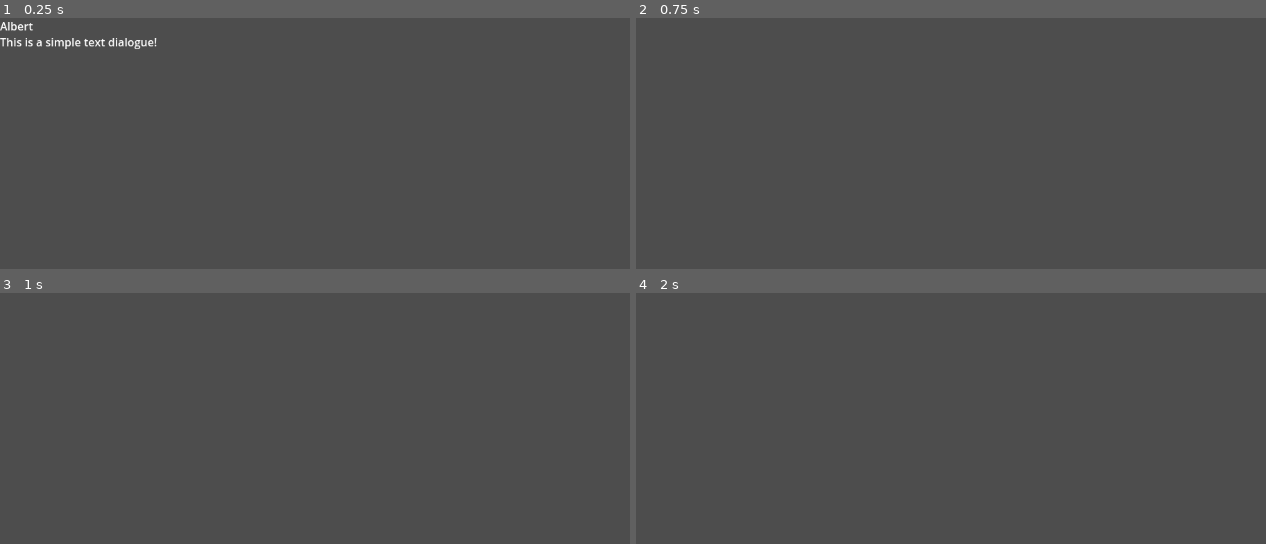
Above: before the commit, frames 1-4 (two rows, left to right).
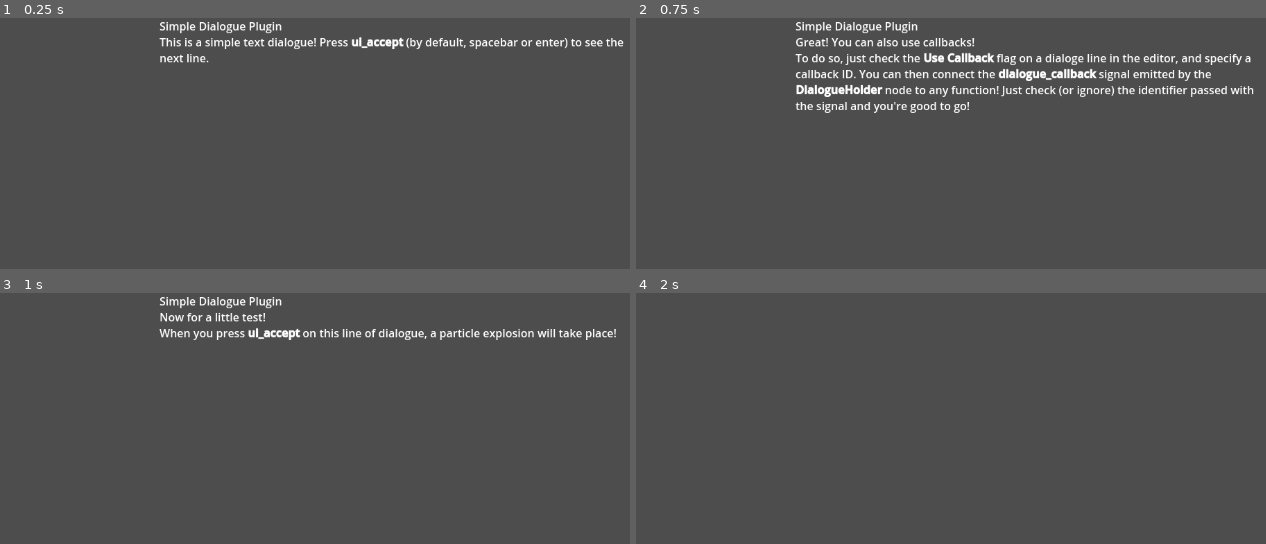
Above: after the commit, the same moments.

Repository: Raphalex46/SimpleDialogue
Game: Godot game, scene res://examples/ui_dialogue/ui_dialogue.tscn
The game is run twice, just before and just after one commit, with the same random seed, the same clock (stepped at 60 frames per second) and the same inputs. The project has no main scene, so this scene is started directly.
Inputs:
- Up to frame 1 (0.25 s): no input
- Up to frame 2 (0.75 s): tap B at 0.5 s; tap Enter (ui_accept) at 0.6 s
- Up to frame 3 (1 s): tap Enter (ui_accept) at 0.77 s
- Up to frame 4 (2 s): tap Enter (ui_accept) at 1.07, 1.35, 1.52, 1.82 s

The runs differ from the first frame. In frame 1, 2.5% of the frame differs, in the area x 0-100%, y 1-18%; in frame 2, 5.3%, in the area x 25-99%, y 1-38%; in frame 3, 2.0%; in frame 4, nothing differs.

Commit message:
examples: add a little explosion example with plugin presentation

Diff:
--- a/examples/resources/albert.tres
+++ /dev/null
@@ -1,8 +0,0 @@
-[gd_resource type="Resource" script_class="Character" load_steps=2 format=3 uid="uid://dcltts2nq0aye"]
-
-[ext_resource type="Script" uid="uid://drxhkvqubuevl" path="res://addons/simpledialogue/resource_scripts/character.gd" id="1_ipsui"]
-
-[resource]
-script = ExtResource("1_ipsui")
-name = "Albert"
-metadata/_custom_type_script = "uid://drxhkvqubuevl"
--- a/examples/resources/dialogue_test_line.tres
+++ b/examples/resources/dialogue_test_line.tres
@@ -1,10 +1,10 @@
 [gd_resource type="Resource" script_class="DialogueLine" load_steps=3 format=3 uid="uid://dp2xd2cg4wqn0"]
 
 [ext_resource type="Script" uid="uid://dx8ag74k5yunm" path="res://addons/simpledialogue/resource_scripts/dialogue_line.gd" id="1_7wu2b"]
-[ext_resource type="Resource" uid="uid://dcltts2nq0aye" path="res://examples/resources/albert.tres" id="2_qq8e5"]
+[ext_resource type="Resource" uid="uid://dcltts2nq0aye" path="res://examples/resources/simple_dialogue.tres" id="2_qq8e5"]
 
 [resource]
 script = ExtResource("1_7wu2b")
 speaker = ExtResource("2_qq8e5")
-line = "This is a simple text dialogue!"
+line = "This is a simple text dialogue! Press [b]ui_accept[/b] (by default, spacebar or enter) to see the next line."
 metadata/_custom_type_script = "uid://dx8ag74k5yunm"
--- /dev/null
+++ b/examples/resources/simple_dialogue.tres
@@ -0,0 +1,8 @@
+[gd_resource type="Resource" script_class="Character" load_steps=2 format=3 uid="uid://dcltts2nq0aye"]
+
+[ext_resource type="Script" uid="uid://drxhkvqubuevl" path="res://addons/simpledialogue/resource_scripts/character.gd" id="1_4kdiy"]
+
+[resource]
+script = ExtResource("1_4kdiy")
+name = "Simple Dialogue Plugin"
+metadata/_custom_type_script = "uid://drxhkvqubuevl"
--- /dev/null
+++ b/examples/ui_dialogue/ui_dialogue.gd
@@ -0,0 +1,11 @@
+extends Camera2D
+
+@onready var dialogue_holder: DialogueHolder = $DialogueHolder
+@onready var explosion: GPUParticles2D = $Explosion
+
+func _ready() -> void:
+	dialogue_holder.dialogue_callback.connect(_on_dialogue_callback)
+
+func _on_dialogue_callback(id: String):
+	if id == "explosion":
+		explosion.restart()
--- a/examples/ui_dialogue/ui_dialogue.tscn
+++ b/examples/ui_dialogue/ui_dialogue.tscn
@@ -1,31 +1,126 @@
-[gd_scene load_steps=5 format=3 uid="uid://f44c4dlb6gja"]
+[gd_scene load_steps=20 format=3 uid="uid://f44c4dlb6gja"]
 
+[ext_resource type="Script" uid="uid://3gf6kqp2bdbf" path="res://examples/ui_dialogue/ui_dialogue.gd" id="1_e2pp2"]
 [ext_resource type="Script" uid="uid://bktfnc8gj2gy6" path="res://addons/simpledialogue/dialogue_holder/dialogue_holder.gd" id="1_skxt8"]
 [ext_resource type="Script" uid="uid://dx8ag74k5yunm" path="res://addons/simpledialogue/resource_scripts/dialogue_line.gd" id="2_ew8lh"]
 [ext_resource type="Resource" uid="uid://dp2xd2cg4wqn0" path="res://examples/resources/dialogue_test_line.tres" id="3_ew8lh"]
 [ext_resource type="Script" uid="uid://bwhumm2clr1j5" path="res://addons/simpledialogue/dialogue_display/dialogue_display.gd" id="4_uxs1l"]
+[ext_resource type="Resource" uid="uid://dcltts2nq0aye" path="res://examples/resources/simple_dialogue.tres" id="4_vkjc5"]
 
-[node name="UIDialogue" type="Control"]
-layout_mode = 3
-anchors_preset = 15
-anchor_right = 1.0
-anchor_bottom = 1.0
-grow_horizontal = 2
-grow_vertical = 2
+[sub_resource type="PlaceholderTexture2D" id="PlaceholderTexture2D_vkjc5"]
+
+[sub_resource type="Curve" id="Curve_vkjc5"]
+_limits = [0.0, 100.0, 0.0, 1.0]
+_data = [Vector2(0, 0), 0.0, 73.02124, 0, 1, Vector2(1, 73.02124), 73.02124, 0.0, 1, 0]
+point_count = 2
+
+[sub_resource type="CurveTexture" id="CurveTexture_e2pp2"]
+curve = SubResource("Curve_vkjc5")
+
+[sub_resource type="Curve" id="Curve_e2pp2"]
+_data = [Vector2(0, 1), 0.0, -1.0, 0, 1, Vector2(1, 0), -1.0, 0.0, 1, 0]
+point_count = 2
+
+[sub_resource type="CurveTexture" id="CurveTexture_8cwhp"]
+curve = SubResource("Curve_e2pp2")
+
+[sub_resource type="Curve" id="Curve_8cwhp"]
+_limits = [-1.0, 1.0, 0.0, 1.0]
+_data = [Vector2(0, -1), 0.0, 2.8, 0, 0, Vector2(1, 1), 0.0, 0.0, 0, 0]
+point_count = 2
+
+[sub_resource type="CurveTexture" id="CurveTexture_uwsy4"]
+curve = SubResource("Curve_8cwhp")
+
+[sub_resource type="Curve" id="Curve_66h6q"]
+_data = [Vector2(0, 1), 0.0, 1.4, 0, 0, Vector2(1, 0), 0.0, 0.0, 0, 0]
+point_count = 2
+
+[sub_resource type="CurveTexture" id="CurveTexture_rkefh"]
+curve = SubResource("Curve_66h6q")
+
+[sub_resource type="ParticleProcessMaterial" id="ParticleProcessMaterial_vkjc5"]
+particle_flag_disable_z = true
+angle_min = 720.0
+angle_max = 720.0
+spread = 180.0
+initial_velocity_max = 171.62
+gravity = Vector3(0, 0, 0)
+linear_accel_min = -2.2351742e-06
+linear_accel_max = -2.2351742e-06
+radial_accel_min = -11.670002
+radial_accel_max = 8.919997
+damping_min = 7.0950003
+damping_max = 11.213
+damping_curve = SubResource("CurveTexture_e2pp2")
+scale_min = 0.19999999
+scale_max = 2.2
+scale_curve = SubResource("CurveTexture_rkefh")
+scale_over_velocity_min = 627.0
+scale_over_velocity_max = 627.0
+emission_curve = SubResource("CurveTexture_8cwhp")
+hue_variation_min = 0.22999997
+hue_variation_max = 0.22999997
+hue_variation_curve = SubResource("CurveTexture_uwsy4")
+
+[sub_resource type="Resource" id="Resource_e2pp2"]
+script = ExtResource("2_ew8lh")
+speaker = ExtResource("4_vkjc5")
+line = "Great! You can also use callbacks!
+To do so, just check the [b]Use Callback[/b] flag on a dialoge line in the editor, and specify a callback ID. You can then connect the [b]dialogue_callback[/b] signal emitted by the [b]DialogueHolder[/b] node to any function! Just check (or ignore) the identifier passed with the signal and you're good to go!"
+metadata/_custom_type_script = "uid://dx8ag74k5yunm"
+
+[sub_resource type="Resource" id="Resource_8cwhp"]
+script = ExtResource("2_ew8lh")
+speaker = ExtResource("4_vkjc5")
+line = "Now for a little test!
+When you press [b]ui_accept[/b] on this line of dialogue, a particle explosion will take place!"
+use_callback = true
+callback_id = "explosion"
+metadata/_custom_type_script = "uid://dx8ag74k5yunm"
+
+[sub_resource type="Resource" id="Resource_uwsy4"]
+script = ExtResource("2_ew8lh")
+speaker = ExtResource("4_vkjc5")
+line = "Boom!"
+metadata/_custom_type_script = "uid://dx8ag74k5yunm"
+
+[node name="Camera2D" type="Camera2D"]
+limit_enabled = false
+limit_left = 0
+limit_top = 0
+limit_right = 1152
+limit_bottom = 648
+script = ExtResource("1_e2pp2")
+
+[node name="Explosion" type="GPUParticles2D" parent="."]
+z_index = 7
+emitting = false
+amount = 32
+texture = SubResource("PlaceholderTexture2D_vkjc5")
+lifetime = 0.7
+one_shot = true
+explosiveness = 0.52
+process_material = SubResource("ParticleProcessMaterial_vkjc5")
 
 [node name="DialogueHolder" type="Node" parent="." node_paths=PackedStringArray("dialogue_display")]
 script = ExtResource("1_skxt8")
 autoplay = true
-lines = Array[ExtResource("2_ew8lh")]([ExtResource("3_ew8lh")])
-dialogue_display = NodePath("../DialogueDisplay")
+lines = Array[ExtResource("2_ew8lh")]([ExtResource("3_ew8lh"), SubResource("Resource_e2pp2"), SubResource("Resource_8cwhp"), SubResource("Resource_uwsy4")])
+dialogue_display = NodePath("../UI/DialogueDisplay")
 metadata/_custom_type_script = "uid://bktfnc8gj2gy6"
 
-[node name="DialogueDisplay" type="RichTextLabel" parent="."]
-layout_mode = 1
-anchors_preset = 15
-anchor_right = 1.0
-anchor_bottom = 1.0
+[node name="UI" type="CanvasLayer" parent="."]
+layer = 0
+
+[node name="DialogueDisplay" type="RichTextLabel" parent="UI"]
+anchors_preset = -1
+anchor_left = 0.2
+anchor_right = 0.8
+anchor_bottom = 0.3
+offset_left = -0.5
+offset_right = 0.5
 grow_horizontal = 2
-grow_vertical = 2
+bbcode_enabled = true
 script = ExtResource("4_uxs1l")
 metadata/_custom_type_script = "uid://bwhumm2clr1j5"
Not shown, added: examples/ui_dialogue/ui_dialogue.gd.uid
